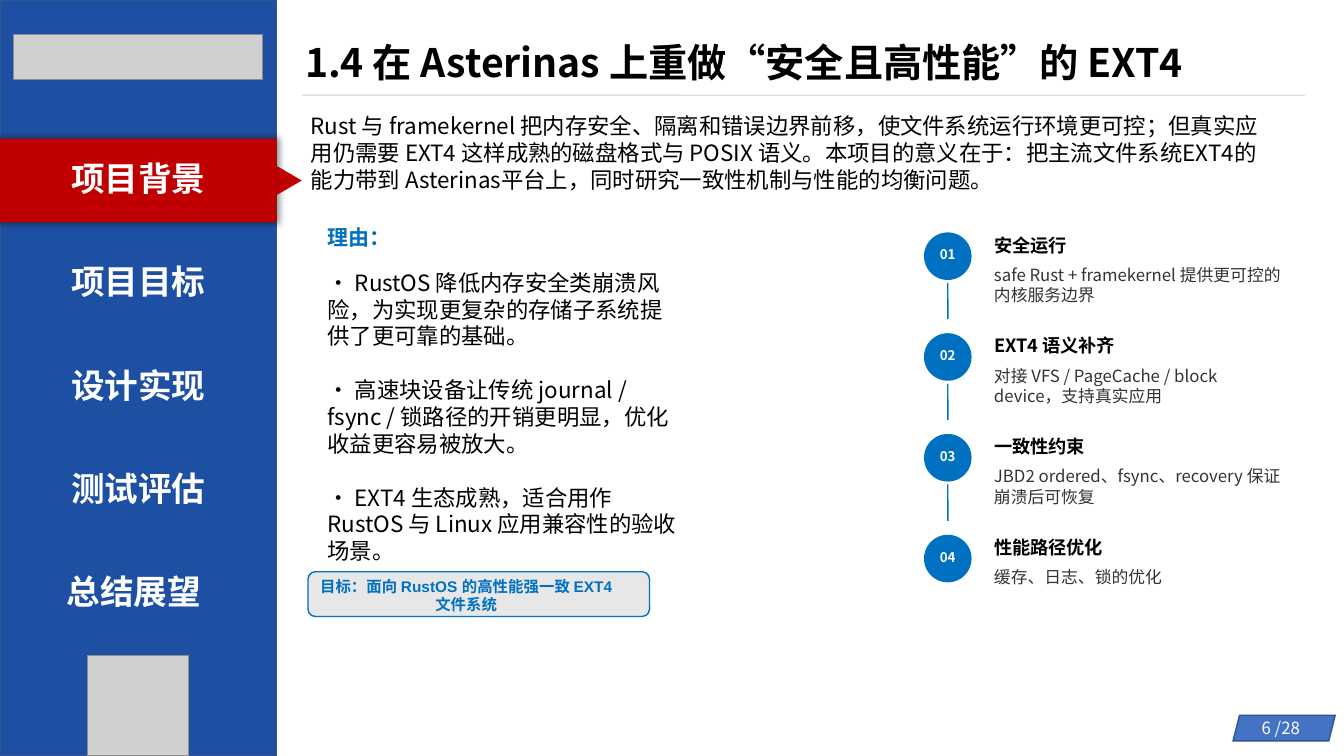
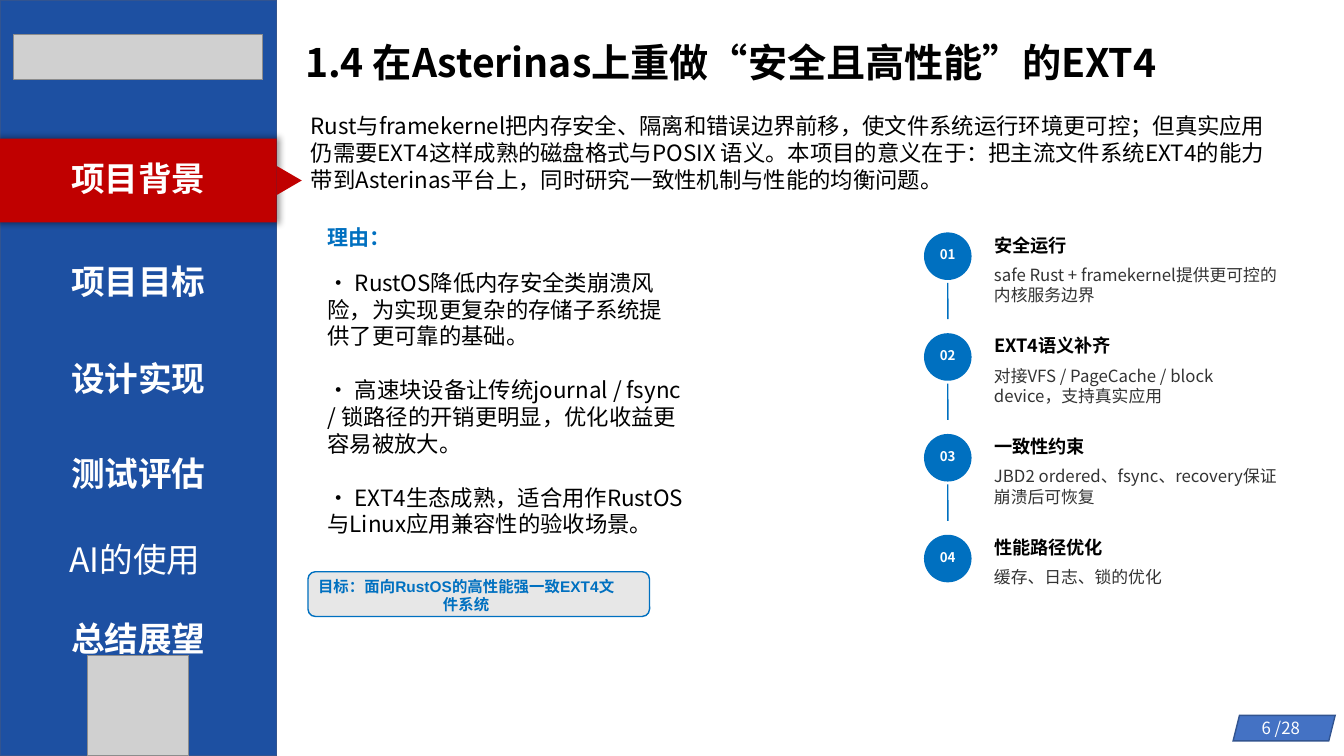
Before and after one commit to byliangg/os_com, a slide deck: slide 6 of 初赛幻灯片.pptx. Drawn at 1344x756 pixels with LibreOffice and Linux fonts; fonts in the diff are those of the drawing; grey boxes stand for pictures. Boxes give left, top, right and bottom in pixels: in the first picture for what was removed or moved away, otherwise in the second. Text is boxed around its words. In the diff, an @@ line names an element or a change of style, - is before the commit and + after.

```diff
--- a/初赛幻灯片.pptx
+++ b/初赛幻灯片.pptx
@@ text at bbox=[305, 43, 1156, 81]: spaces changed @@
-1.4 在 Asterinas 上重做“安全且高性能”的 EXT4
+1.4 在Asterinas上重做“安全且高性能”的EXT4
@@ line removed from (302, 95) to (1305, 96) @@
@@ text at bbox=[311, 115, 1265, 191]: spaces changed @@
-Rust 与 framekernel 把内存安全、隔离和错误边界前移，使文件系统运行环境更可控；但真实应用仍需要 EXT4 这样成熟的磁盘格式与 POSIX 语义。本项目的意义在于：把主流文件系统EXT4的能力带到 Asterinas平台上，同时研究一致性机制与性能的均衡问题。
+Rust与framekernel把内存安全、隔离和错误边界前移，使文件系统运行环境更可控；但真实应用仍需要EXT4这样成熟的磁盘格式与POSIX 语义。本项目的意义在于：把主流文件系统EXT4的能力带到Asterinas平台上，同时研究一致性机制与性能的均衡问题。
@@ text at bbox=[994, 267, 1065, 281]: spaces changed @@
-safe Rust + framekernel 提供更可控的内核服务边界
+safe Rust + framekernel提供更可控的内核服务边界
@@ text at bbox=[328, 299, 683, 534]: spaces changed @@
-• RustOS 降低内存安全类崩溃风险，为实现更复杂的存储子系统提供了更可靠的基础。
-• 高速块设备让传统 journal / fsync / 锁路径的开销更明显，优化收益更容易被放大。
-• EXT4 生态成熟，适合用作 RustOS 与 Linux 应用兼容性的验收场景。
+• RustOS降低内存安全类崩溃风险，为实现更复杂的存储子系统提供了更可靠的基础。
+• 高速块设备让传统journal / fsync / 锁路径的开销更明显，优化收益更容易被放大。
+• EXT4生态成熟，适合用作RustOS 与Linux应用兼容性的验收场景。
@@ text "设计实现": place and size @@
-text "设计实现" at bbox=[71, 369, 205, 401]
+text "设计实现" at bbox=[71, 362, 205, 394]
@@ text at bbox=[994, 336, 1111, 354]: spaces changed @@
-EXT4 语义补齐
+EXT4语义补齐
@@ text at bbox=[994, 368, 1213, 404]: spaces changed @@
-对接 VFS / PageCache / block device，支持真实应用
+对接VFS / PageCache / block device，支持真实应用
@@ text "测试评估": place and size @@
-text "测试评估" at bbox=[71, 472, 205, 504]
+text "测试评估" at bbox=[71, 457, 205, 489]
@@ text at bbox=[994, 468, 1277, 486]: spaces changed @@
-JBD2 ordered、fsync、recovery 保证崩溃后可恢复
+JBD2 ordered、fsync、recovery保证崩溃后可恢复
@@ text added at bbox=[69, 543, 200, 575], 24 pt, text #FFFFFF @@
+AI的使用
@@ text at bbox=[318, 579, 614, 594]: spaces changed @@
-目标：面向 RustOS 的高性能强一致 EXT4 文件系统
+目标：面向RustOS的高性能强一致EXT4文件系统
@@ text "总结展望" rewrapped from bbox=[67, 575, 201, 607] to bbox=[71, 617, 205, 661] @@
```
Also in this commit, not shown: 26 other slides changed, 1 other file.
